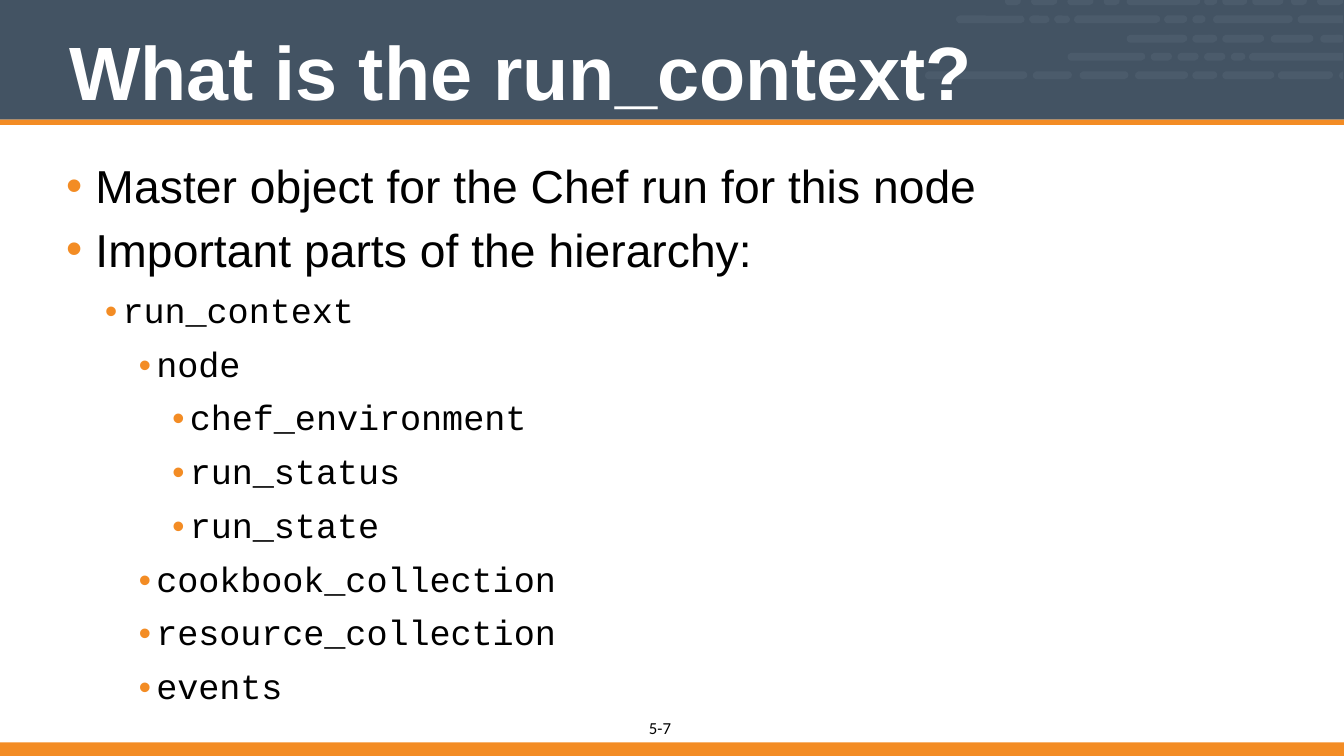
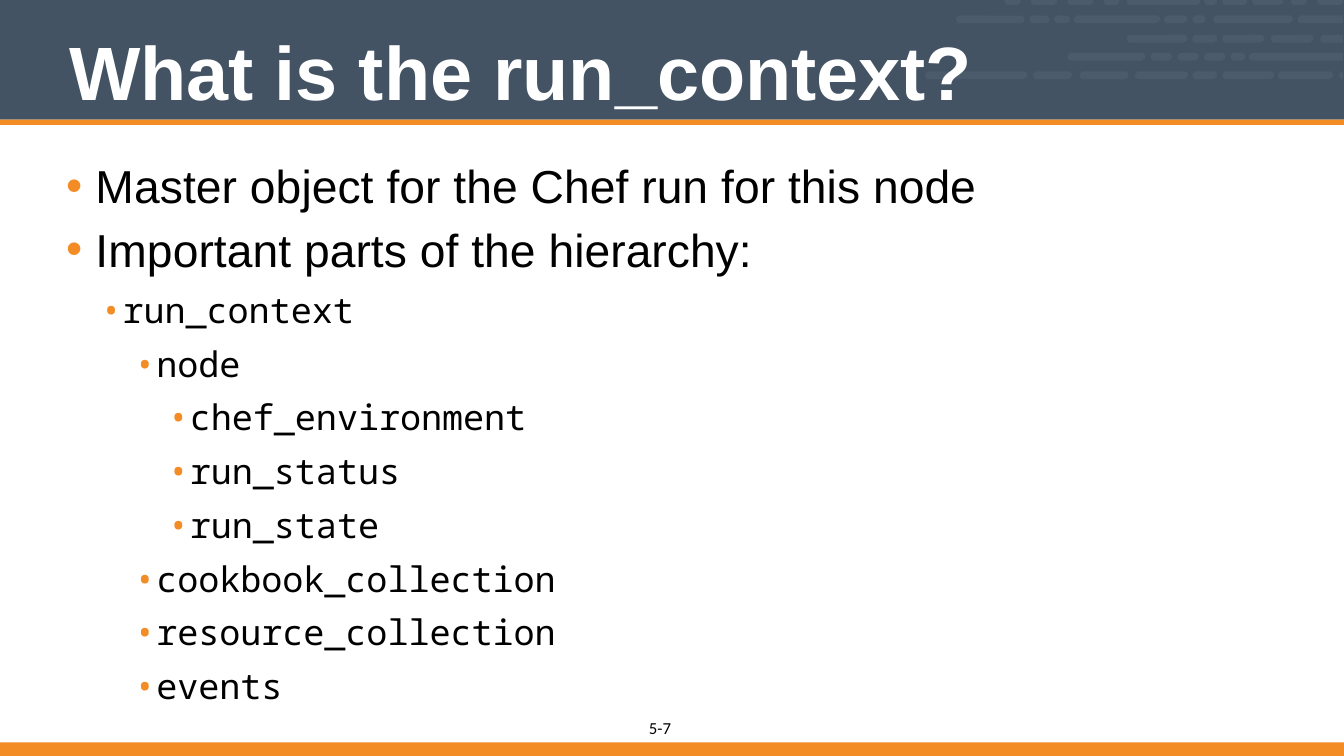
Before and after one commit to vinyar/chef-intermediate, a slide deck: slide 7 of 05-chef_client_run_internals.pptx. Drawn at 1344x756 pixels with LibreOffice and Linux fonts; fonts in the diff are those of the drawing. Boxes give left, top, right and bottom in pixels: in the first picture for what was removed or moved away, otherwise in the second. Text is boxed around its words. In the diff, an @@ line names an element or a change of style, - is before the commit and + after.

Commit message:
Updated chef client run internals (Module 5)
Removed all mention of the event subsystem (because we don't talk about them)
Removed mention of start handlers (because we don't talk about them)
Fixed the formatting of the code
Changed the code to Courier from Courier New (for better resolution on low visibiliby screens)

```diff
--- a/05-chef_client_run_internals.pptx
+++ b/05-chef_client_run_internals.pptx
@@ text at <box>101,299,555,700</box>: font Courier New to Noto Sans Mono in "•run_context", "•node", "•chef_environment", "•run_status" and 4 more places @@
```
Also in this commit, not shown: 6 other slides changed, 2 slides removed.
